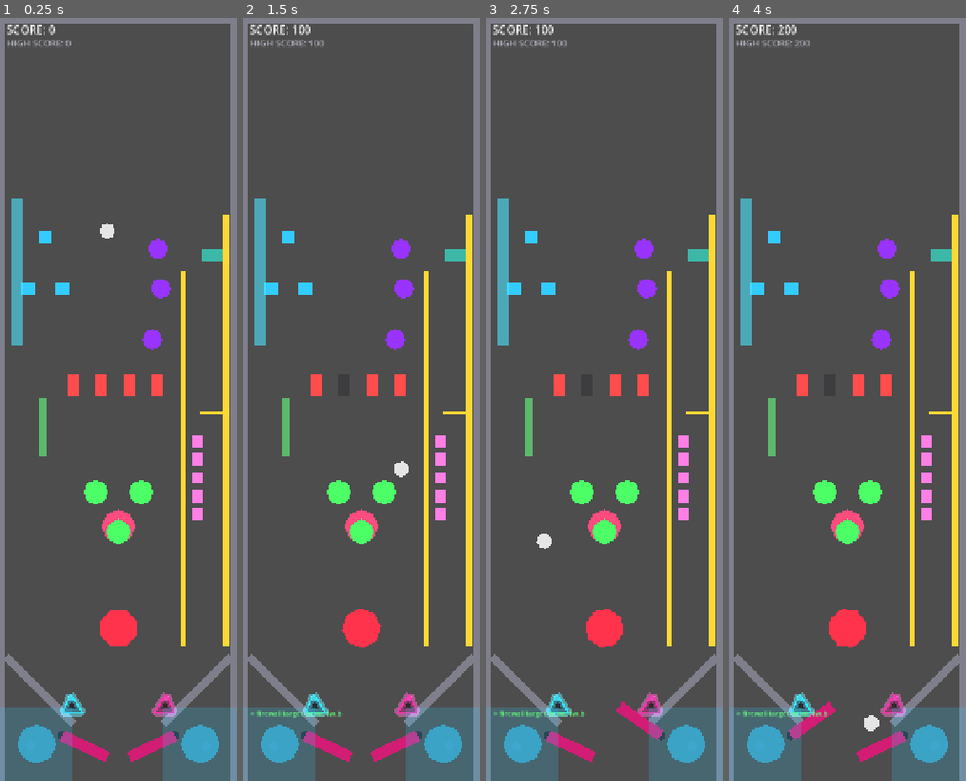
Above: before the commit, frames 1-4 (left to right).
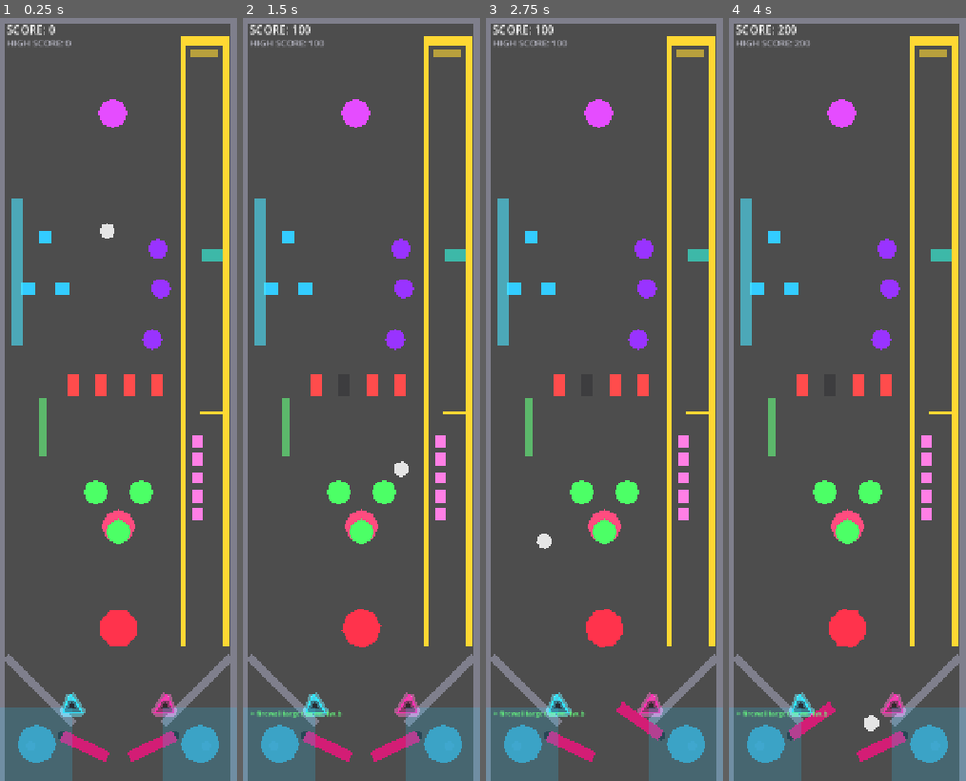
Above: after the commit, the same moments.

Repository: nobody174/pinball-adventure
Game: Godot game, scene res://tables/the_glitch/the_glitch.tscn
Two runs of this game, one before a commit and one after it. Both use one fixed random seed, a clock stepped at 60 frames per second and the inputs below. This scene is started directly instead of the project's main scene.
Inputs (mouse positions are in pixels of both pictures, inside the frame that each line leads up to):
- Up to frame 1 (0.25 s): no input
- Up to frame 2 (1.5 s): tap Enter at 0.5 s; move the mouse to (413, 361) at 0.52 s; hold Right (flip_right) 0.53-1.25 s; tap Up (launch_ball) at 0.6 s; click (413, 361) at 0.67 s; drag from (314, 437) to (361, 529) at 1.27 s
- Up to frame 3 (2.75 s): tap Space (nudge) at 2 s; move the mouse to (628, 231) at 2.02 s; hold Right (flip_right) from 2.03 s (still down); hold Shift from 2.03 s (still down)
- Up to frame 4 (4 s): release Right (flip_right) at 2.75 s; release Shift at 2.75 s; drag from (835, 552) to (757, 285) at 2.77 s; tap Enter at 3.5 s; move the mouse to (918, 513) at 3.52 s; hold Left (flip_left) from 3.53 s (still down); tap Ctrl at 3.6 s

The runs differ from the first frame. In frame 1, 1.9% of the frame differs, in the area x 41-97%, y 2-34%; in frame 2, 1.9%; in frame 3, 1.9%; in frame 4, 1.9%.

Commit message:
feat: add saucer/kickout hole + extend ramp into a high-speed loop shot
Per designer's blueprint follow-up: saucer/kickout hole yes, captive
balls skipped for this table, ramp/loop yes.

New core/physics/saucer.gd -- captures the ball on contact (freezes
it, snaps to center), holds briefly, then ejects with an impulse.
Genuinely different from every other trigger in core/physics/ (all
react to a pass-through; this one takes control of the ball). GUT
coverage: captures + freezes, ejects after hold_duration with the
right impulse, ignores non-ball bodies, ignores a second contact while
already holding. Placed as "Saucer" in The Glitch's new upper zone
(x=200, y=-480), clear of the cache bumper cluster below it.

Extended the shared ramp (core/physics/physics_prototype.tscn) up
into the new headroom -- kept the bottom entrance geometry completely
untouched (that was hard-won through two rounds of live playtesting
earlier this session; touching it again wasn't worth the risk) and
only moved the tops from y=-300/-200 to a matched y=-600, capped with
a RampCap wall that actually seals the channel (checked the numbers:
first attempt left a 7-unit gap the ball could sneak through before
the fix). Added a HighSpeedLoop scoring sensor at the crest, wired as
a direct-trigger score (same pattern as Clock Lane), not a full
physical return lane -- a true separate return path is a bigger
undertaking that deserves its own live-tested pass, not a blind
guess stacked on top of everything else this session.

61/61 tests passing.

Diff:
--- a/core/physics/physics_prototype.tscn
+++ b/core/physics/physics_prototype.tscn
@@ -15,10 +15,13 @@
 radius = 30.0
 
 [sub_resource type="RectangleShape2D" id="RectangleShape2D_ramp_outer"]
-size = Vector2(10, 760)
+size = Vector2(10, 1060)
 
 [sub_resource type="RectangleShape2D" id="RectangleShape2D_ramp_inner"]
-size = Vector2(10, 660)
+size = Vector2(10, 1060)
+
+[sub_resource type="RectangleShape2D" id="RectangleShape2D_ramp_cap"]
+size = Vector2(85, 16)
 
 [sub_resource type="RectangleShape2D" id="RectangleShape2D_guide"]
 size = Vector2(169.7, 14)
@@ -82,22 +85,31 @@
 [node name="Ramp" type="StaticBody2D" parent="." unique_id=317573666]
 
 [node name="OuterWall" type="CollisionShape2D" parent="Ramp" unique_id=725369562]
-position = Vector2(400, 80)
+position = Vector2(400, -70)
 shape = SubResource("RectangleShape2D_ramp_outer")
 
 [node name="OuterWallSprite" type="Polygon2D" parent="Ramp" unique_id=957751547]
-position = Vector2(400, 80)
+position = Vector2(400, -70)
 color = Color(1, 0.85, 0.2, 1)
-polygon = PackedVector2Array(-5, -380, 5, -380, 5, 380, -5, 380)
+polygon = PackedVector2Array(-5, -530, 5, -530, 5, 530, -5, 530)
 
 [node name="InnerWall" type="CollisionShape2D" parent="Ramp" unique_id=1633310216]
-position = Vector2(325, 130)
+position = Vector2(325, -70)
 shape = SubResource("RectangleShape2D_ramp_inner")
 
 [node name="InnerWallSprite" type="Polygon2D" parent="Ramp" unique_id=1096490736]
-position = Vector2(325, 130)
+position = Vector2(325, -70)
 color = Color(1, 0.85, 0.2, 1)
-polygon = PackedVector2Array(-5, -330, 5, -330, 5, 330, -5, 330)
+polygon = PackedVector2Array(-5, -530, 5, -530, 5, 530, -5, 530)
+
+[node name="RampCap" type="CollisionShape2D" parent="Ramp" unique_id=3182004411]
+position = Vector2(362.5, -608)
+shape = SubResource("RectangleShape2D_ramp_cap")
+
+[node name="RampCapSprite" type="Polygon2D" parent="Ramp" unique_id=3182004412]
+position = Vector2(362.5, -608)
+color = Color(1, 0.85, 0.2, 1)
+polygon = PackedVector2Array(-42.5, -8, 42.5, -8, 42.5, 8, -42.5, 8)
 
 [node name="Guides" type="StaticBody2D" parent="." unique_id=1736905529]
 
--- /dev/null
+++ b/core/physics/saucer.gd
@@ -0,0 +1,36 @@
+extends Area2D
+
+## Generic saucer/kickout hole: captures the ball on contact (freezes it in
+## place), holds it briefly, then ejects it with an impulse. Distinct from
+## every other trigger in core/physics/ (standup_target, spinner, bumper)
+## in that it actually takes control of the ball for a moment rather than
+## just reacting to a pass-through -- what the hold looks/sounds like and
+## what "captured" scores is entirely up to the table.
+
+signal captured(target_id: String)
+signal ejected(target_id: String)
+
+@export var target_id: String = ""
+@export var hold_duration_seconds: float = 0.6
+@export var eject_direction: Vector2 = Vector2.UP
+@export var eject_strength: float = 400.0
+
+var _holding: bool = false
+@onready var _sprite: Polygon2D = $Sprite
+
+func _ready() -> void:
+	body_entered.connect(_on_body_entered)
+
+func _on_body_entered(body: Node2D) -> void:
+	if not body is RigidBody2D or _holding:
+		return
+	_holding = true
+	captured.emit(target_id)
+	body.freeze = true
+	body.linear_velocity = Vector2.ZERO
+	body.global_position = global_position
+	await get_tree().create_timer(hold_duration_seconds).timeout
+	body.freeze = false
+	body.apply_central_impulse(eject_direction.normalized() * eject_strength)
+	ejected.emit(target_id)
+	_holding = false
--- a/tables/the_glitch/the_glitch.gd
+++ b/tables/the_glitch/the_glitch.gd
@@ -52,6 +52,8 @@
 const STANDUP_BANK_TARGET_POINTS := 80
 const STANDUP_BANK_BONUS_POINTS := 500
 const ROLLOVER_GATE_POINTS := 40
+const SAUCER_CAPTURE_POINTS := 150
+const HIGH_SPEED_LOOP_POINTS := 120
 
 @onready var _feedback_label: Label = $Feedback/Label
 @onready var _score_label: Label = $Feedback/ScoreLabel
@@ -130,6 +132,13 @@
 	$PhysicsPrototype/Bumper/KickArea.kicked.connect(func() -> void: GameState.add_score(BUMPER_POINTS))
 	$ClockLane.hit.connect(_on_clock_lane_hit)
 	$RolloverGate.hit.connect(func(_id: String) -> void: GameState.add_score(ROLLOVER_GATE_POINTS))
+	$Saucer.captured.connect(func(_id: String) -> void:
+		GameState.add_score(SAUCER_CAPTURE_POINTS)
+		_debug_terminal.log_event("> saucer captured ball"))
+	$Saucer.ejected.connect(func(_id: String) -> void: _debug_terminal.log_event("> saucer ejected ball"))
+	$HighSpeedLoop.hit.connect(func(_id: String) -> void:
+		GameState.add_score(HIGH_SPEED_LOOP_POINTS)
+		_show_feedback("HIGH-SPEED LOOP", Color(1, 0.85, 0.2, 1)))
 	$Spinner.spun.connect(func(_id: String) -> void: GameState.add_score(SPINNER_POINTS))
 
 	wire_hit_group($StandupBank.get_children(), STANDUP_BANK_TARGET_POINTS,
--- a/tables/the_glitch/the_glitch.tscn
+++ b/tables/the_glitch/the_glitch.tscn
@@ -10,6 +10,7 @@
 [ext_resource type="PackedScene" path="res://core/ui/debug_terminal.tscn" id="8_terminal"]
 [ext_resource type="Script" uid="uid://iqcbnxw86gea" path="res://core/physics/drop_target.gd" id="9_drop"]
 [ext_resource type="Script" path="res://core/physics/spinner.gd" id="10_spinner"]
+[ext_resource type="Script" path="res://core/physics/saucer.gd" id="11_saucer"]
 
 [sub_resource type="RectangleShape2D" id="RectangleShape2D_target"]
 size = Vector2(24, 24)
@@ -55,6 +56,12 @@
 
 [sub_resource type="RectangleShape2D" id="RectangleShape2D_rollover"]
 size = Vector2(14, 100)
+
+[sub_resource type="CircleShape2D" id="CircleShape2D_saucer"]
+radius = 26.0
+
+[sub_resource type="RectangleShape2D" id="RectangleShape2D_loop_sensor"]
+size = Vector2(50, 14)
 
 [node name="TheGlitch" unique_id=1364637713 instance=ExtResource("1_base")]
 script = ExtResource("4_glitch")
@@ -473,7 +480,35 @@
 color = Color(0.2, 1, 0.9, 0.6)
 polygon = PackedVector2Array(-18, -12, 18, -12, 18, 12, -18, 12)
 
-[node name="Feedback" type="CanvasLayer" parent="." index="18" unique_id=1738526509]
+[node name="Saucer" type="Area2D" parent="." index="18"]
+position = Vector2(200, -480)
+script = ExtResource("11_saucer")
+target_id = "saucer_main"
+hold_duration_seconds = 0.6
+eject_direction = Vector2(-0.3, 1)
+eject_strength = 420.0
+
+[node name="CollisionShape2D" type="CollisionShape2D" parent="Saucer" index="0"]
+shape = SubResource("CircleShape2D_saucer")
+
+[node name="Sprite" type="Polygon2D" parent="Saucer" index="1"]
+color = Color(0.9, 0.3, 1, 1)
+polygon = PackedVector2Array(26, 0, 18.385, 18.385, 0, 26, -18.385, 18.385, -26, 0, -18.385, -18.385, 0, -26, 18.385, -18.385)
+
+[node name="HighSpeedLoop" type="Area2D" parent="." index="19"]
+position = Vector2(362, -585)
+script = ExtResource("3_target")
+target_id = "high_speed_loop"
+flash_color = Color(1, 0.85, 0.2, 1)
+
+[node name="CollisionShape2D" type="CollisionShape2D" parent="HighSpeedLoop" index="0"]
+shape = SubResource("RectangleShape2D_loop_sensor")
+
+[node name="Sprite" type="Polygon2D" parent="HighSpeedLoop" index="1"]
+color = Color(1, 0.85, 0.2, 0.6)
+polygon = PackedVector2Array(-25, -7, 25, -7, 25, 7, -25, 7)
+
+[node name="Feedback" type="CanvasLayer" parent="." index="20" unique_id=1738526509]
 layer = 10
 
 [node name="Label" type="Label" parent="Feedback" index="0" unique_id=1340523282]
--- /dev/null
+++ b/test/unit/test_saucer.gd
@@ -0,0 +1,66 @@
+extends GutTest
+
+const SaucerScript := preload("res://core/physics/saucer.gd")
+
+func _make_saucer() -> Area2D:
+	var saucer := Area2D.new()
+	saucer.set_script(SaucerScript)
+	saucer.target_id = "saucer_a"
+	saucer.hold_duration_seconds = 0.05
+	saucer.eject_direction = Vector2.UP
+	saucer.eject_strength = 200.0
+	var sprite := Polygon2D.new()
+	sprite.name = "Sprite"
+	saucer.add_child(sprite)
+	saucer.global_position = Vector2(100, 100)
+	add_child_autofree(saucer)
+	return saucer
+
+func _make_ball() -> RigidBody2D:
+	var ball := RigidBody2D.new()
+	ball.gravity_scale = 0.0 ## Isolate the eject impulse from gravity during the waited frames.
+	add_child_autofree(ball)
+	return ball
+
+func test_captures_ball_on_contact() -> void:
+	var saucer := _make_saucer()
+	var ball := _make_ball()
+	ball.global_position = Vector2(500, 500)
+	watch_signals(saucer)
+
+	saucer._on_body_entered(ball)
+
+	assert_signal_emitted_with_parameters(saucer, "captured", ["saucer_a"])
+	assert_true(ball.freeze, "ball should be frozen while held")
+	assert_eq(ball.global_position, saucer.global_position, "ball should snap into the saucer")
+
+func test_ejects_ball_after_hold_duration() -> void:
+	var saucer := _make_saucer()
+	var ball := _make_ball()
+	watch_signals(saucer)
+
+	saucer._on_body_entered(ball)
+	await wait_seconds(0.1) ## Longer than hold_duration_seconds (0.05).
+	await wait_physics_frames(3) ## apply_central_impulse only takes effect on a later physics step.
+
+	assert_signal_emitted_with_parameters(saucer, "ejected", ["saucer_a"])
+	assert_false(ball.freeze, "ball should be released after the hold")
+	assert_almost_eq(ball.linear_velocity.y, -200.0, 5.0, "eject impulse should push the ball up at eject_strength")
+
+func test_non_rigidbody_is_not_captured() -> void:
+	var saucer := _make_saucer()
+	watch_signals(saucer)
+
+	saucer._on_body_entered(autofree(Node2D.new()))
+
+	assert_signal_not_emitted(saucer, "captured")
+
+func test_second_contact_during_hold_is_ignored() -> void:
+	var saucer := _make_saucer()
+	var ball := _make_ball()
+	saucer._on_body_entered(ball)
+	watch_signals(saucer)
+
+	saucer._on_body_entered(_make_ball()) ## Still holding the first ball -- should be ignored.
+
+	assert_signal_not_emitted(saucer, "captured")
Not shown, added: core/physics/saucer.gd.uid
Not shown, added: test/unit/test_saucer.gd.uid
